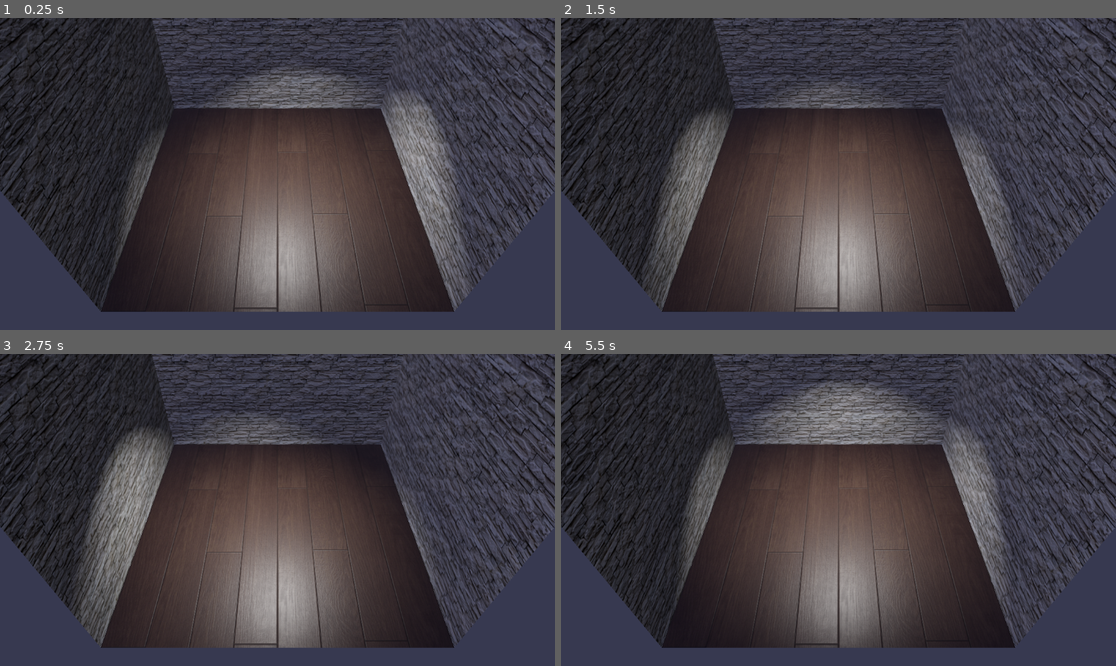
Above: before the commit, frames 1-4 (two rows, left to right).
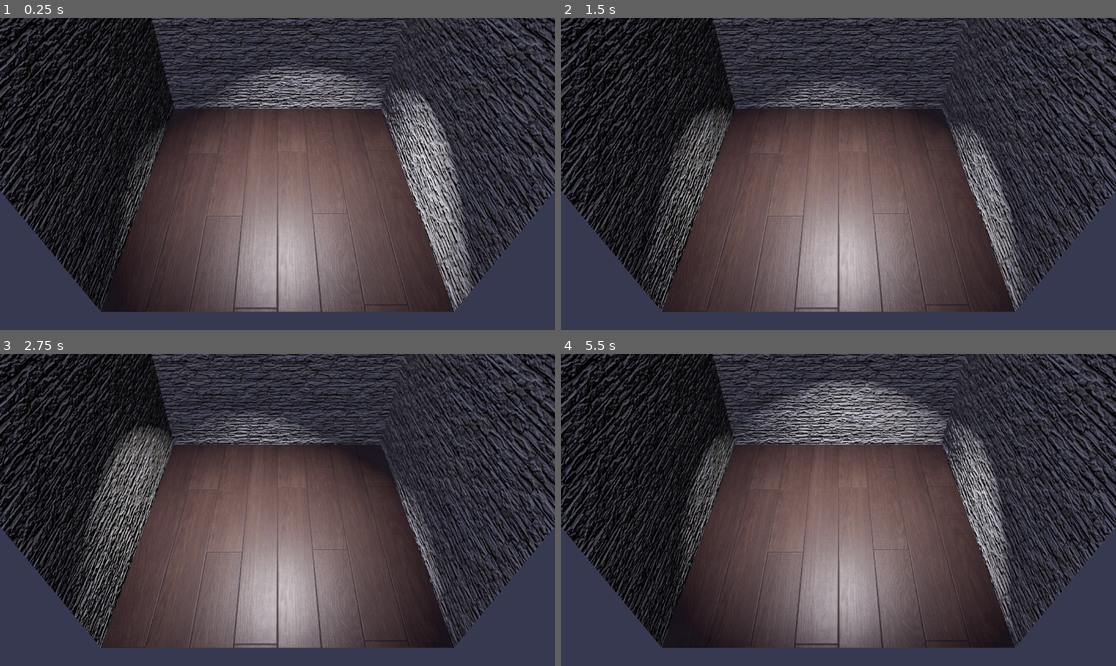
Above: after the commit, the same moments.

Repository: squidink7/SuperAF
Game: Godot game, scene res://scenes/visualisations/melons/visualisation.tscn
Same seed, same stepped clock (60 frames per second), same inputs: the game is played once before the commit and once after it. This scene is started directly instead of the project's main scene.
Inputs (mouse positions are in pixels of both pictures, inside the frame that each line leads up to):
- Up to frame 1 (0.25 s): no input
- Up to frame 2 (1.5 s): tap Enter at 0.5 s; move the mouse to (960, 158) at 0.52 s; tap Backspace at 0.6, 1.35 s; tap Space at 0.77 s; move the mouse to (727, 189) at 1.27 s
- Up to frame 3 (2.75 s): tap Space at 1.52 s; move the mouse to (333, 441) at 2.02 s; tap Backspace at 2.1 s
- Up to frame 4 (5.5 s): move the mouse to (810, 572) at 2.77 s; tap Backspace every 0.75 s from 2.85 to 5.1 s; tap Space at 3.02, 3.77, 4.52 s; move the mouse to (1005, 556) at 3.52 s; move the mouse to (672, 463) at 4.27 s; move the mouse to (866, 510) at 5.02 s

The runs differ from the first frame. In frame 1, 39% of the frame differs, in the area x 0-100%, y 0-94%; in frame 2, 38%; in frame 3, 37%; in frame 4, 39%.

Commit message:
Improve visualisation accuracy

Diff:
--- a/scenes/visualisations/melons/melon.tscn
+++ b/scenes/visualisations/melons/melon.tscn
@@ -1,7 +1,10 @@
-[gd_scene load_steps=6 format=3 uid="uid://drhr4dbe6gt25"]
+[gd_scene load_steps=7 format=3 uid="uid://drhr4dbe6gt25"]
 
 [ext_resource type="ArrayMesh" uid="uid://b8guy85ulp3yw" path="res://assets/models/melon/3DMelon001_SQ-1K-JPG.obj" id="1_l81id"]
 [ext_resource type="Script" uid="uid://dytwdqrsh84gw" path="res://scenes/visualisations/melons/melon.gd" id="1_w2srb"]
+
+[sub_resource type="PhysicsMaterial" id="PhysicsMaterial_w2srb"]
+bounce = 0.2
 
 [sub_resource type="StandardMaterial3D" id="StandardMaterial3D_w2srb"]
 albedo_color = Color(1, 0, 0.121459, 1)
@@ -15,6 +18,8 @@
 radius = 0.37257
 
 [node name="Melon" type="RigidBody3D"]
+physics_material_override = SubResource("PhysicsMaterial_w2srb")
+can_sleep = false
 script = ExtResource("1_w2srb")
 
 [node name="Model" type="MeshInstance3D" parent="."]
--- a/scenes/visualisations/melons/melon_box.tscn
+++ b/scenes/visualisations/melons/melon_box.tscn
@@ -33,6 +33,7 @@
 metallic = 1.0
 metallic_texture = ExtResource("10_k85xh")
 normal_enabled = true
+normal_scale = 16.0
 normal_texture = ExtResource("11_8604r")
 ao_enabled = true
 ao_texture = ExtResource("8_xjyx0")
@@ -57,7 +58,7 @@
 "times": PackedFloat32Array(0),
 "transitions": PackedFloat32Array(1),
 "update": 0,
-"values": [Vector3(-1.5708, 0, 0)]
+"values": [Vector3(0, 0, 0)]
 }
 tracks/1/type = "value"
 tracks/1/imported = false
@@ -69,7 +70,7 @@
 "times": PackedFloat32Array(0),
 "transitions": PackedFloat32Array(1),
 "update": 0,
-"values": [Vector3(0, 0.785398, 0)]
+"values": [Vector3(0, 0, 0)]
 }
 
 [sub_resource type="Animation" id="Animation_1qqh1"]
@@ -165,11 +166,12 @@
 transform = Transform3D(1, 0, 0, 0, -4.37114e-08, 1, 0, -1, -4.37114e-08, 0, 3, 0)
 
 [node name="Node3D" type="Node3D" parent="Node3D"]
-transform = Transform3D(0.707107, 0, 0.707107, 0, 1, 0, -0.707107, 0, 0.707107, 0, 0, 0)
+transform = Transform3D(1, 0, 0, 0, 1, 0, 0, 0, 1, 0, 0, 0)
 
 [node name="SpotLight3D" type="SpotLight3D" parent="Node3D/Node3D"]
-transform = Transform3D(1, 0, 0, 0, -3.61999e-06, 1, 0, -1, -3.61999e-06, 0, 0, 0)
+transform = Transform3D(1, 0, 0, 0, 1, 0, 0, 0, 1, 0, 0, 0)
 light_energy = 5.0
+shadow_enabled = true
 
 [node name="MelonSpawner" type="Node3D" parent="."]
 unique_name_in_owner = true
